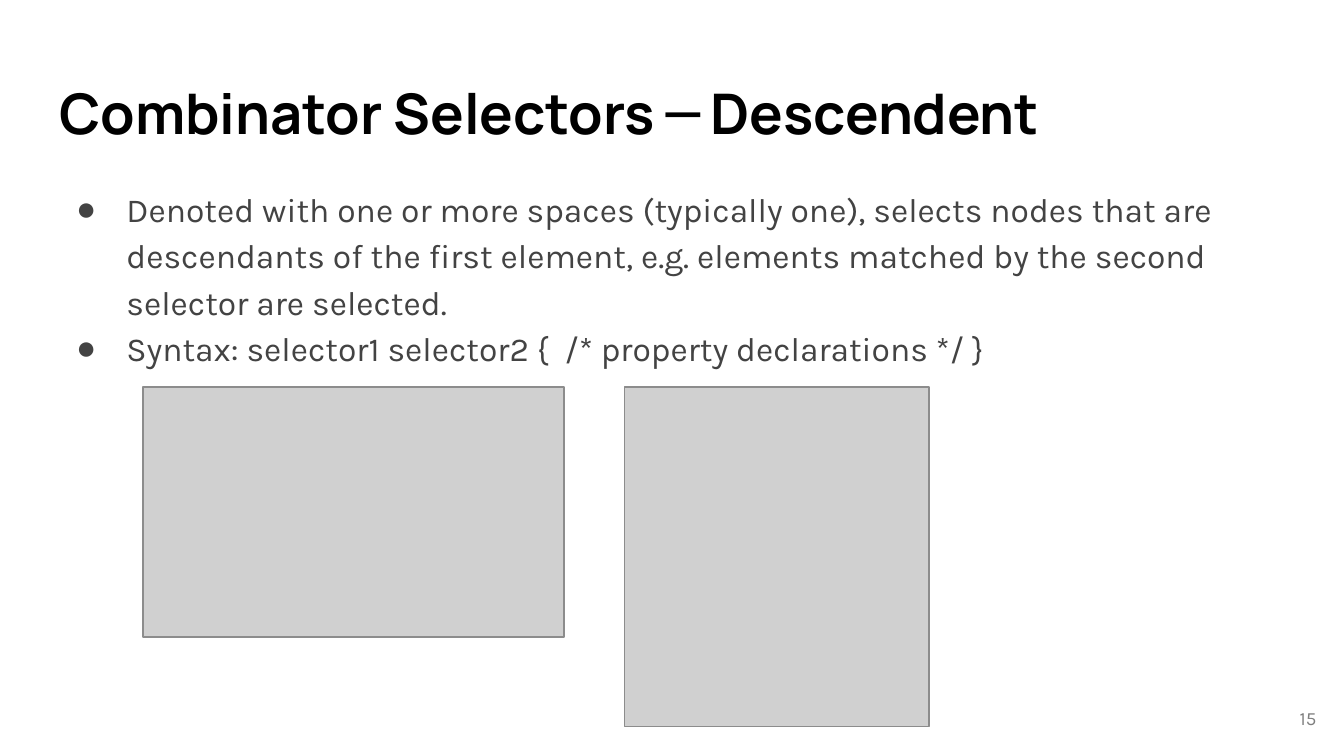
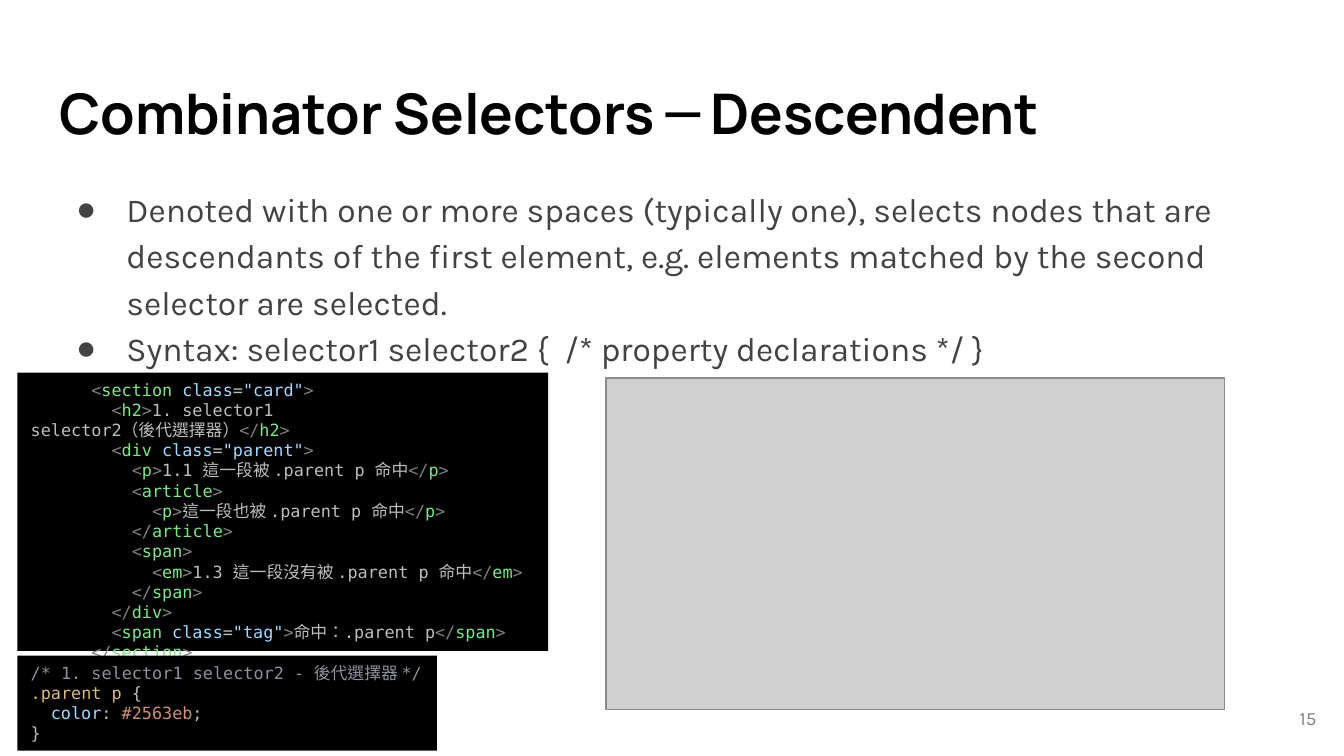
Before and after one commit to lancwyy/WebDev, a slide deck: slide 15 of Lecture_Materials/03-CSS.pptx. Drawn at 1344x756 pixels with LibreOffice and Linux fonts; fonts in the diff are those of the drawing; grey boxes stand for pictures. Boxes give left, top, right and bottom in pixels: in the first picture for what was removed or moved away, otherwise in the second. Text is boxed around its words. In the diff, an @@ line names an element or a change of style, - is before the commit and + after.

```diff
--- a/Lecture_Materials/03-CSS.pptx
+++ b/Lecture_Materials/03-CSS.pptx
@@ rectangle added at [17,372,548,650], fill #000000, 9 pt, text #BBBEBF @@
+<section class="card">
+<h2>1. selector1 selector2（後代選擇器）</h2>
+<div class="parent">
+<p>1.1 這一段被 .parent p 命中</p>
+<article>
+<p>這一段也被 .parent p 命中</p>
+</article>
+<span>
+<em>1.3 這一段沒有被 .parent p 命中</em>
+</span>
+</div>
+<span class="tag">命中：.parent p</span>
+</section>
@@ picture removed at [142,387,563,637] @@
@@ picture added at [606,378,1224,710] @@
@@ picture removed at [625,387,929,727] @@
@@ rectangle added at [17,656,437,751], fill #000000, 9 pt, text #8B949E @@
+/* 1. selector1 selector2 - 後代選擇器 */
+.parent p {
+color: #2563eb;
+}
```
Also in this commit, not shown: 24 other slides changed, 1 slide added, 3 slides removed, 14 other files.
